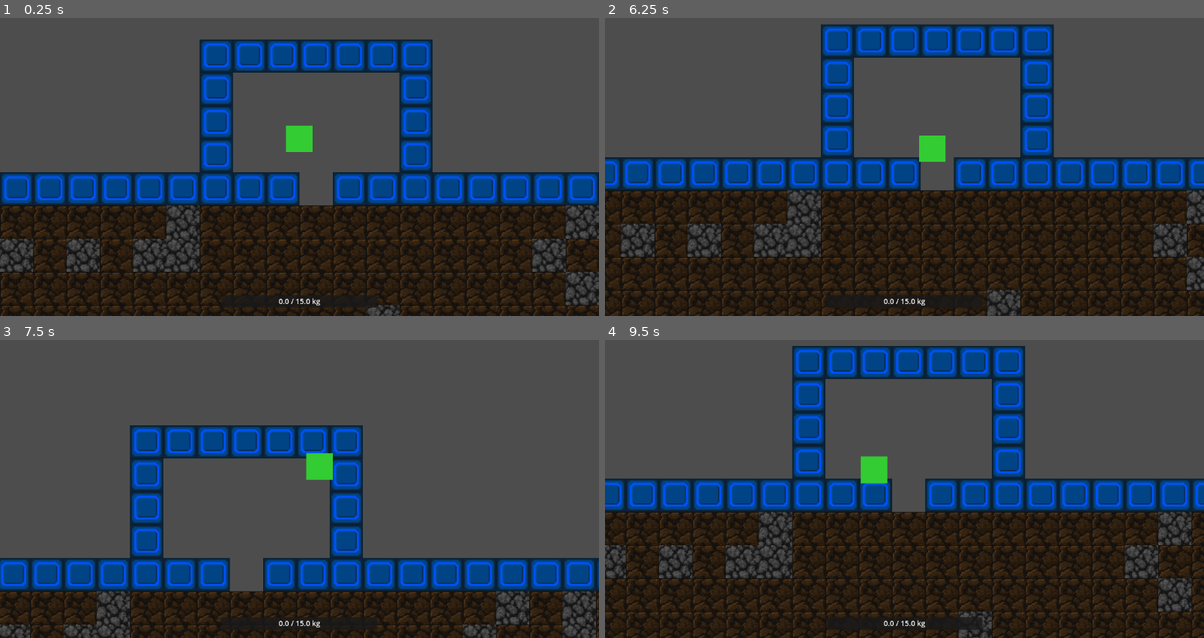
Above: before the commit, frames 1-4 (two rows, left to right).
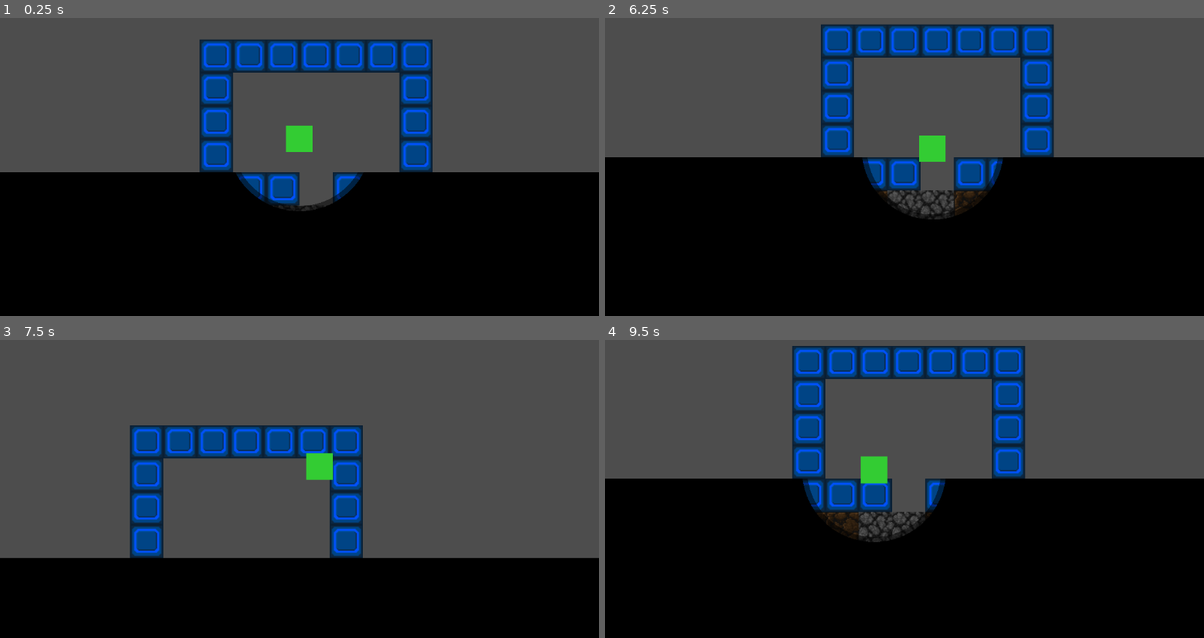
Above: after the commit, the same moments.

Repository: AndriiPets/Digger_game
Game: Godot game, scene res://Scenes/TestScenes/TestScene.tscn
The game is run twice, just before and just after one commit, with the same random seed, the same clock (stepped at 60 frames per second) and the same inputs. The project has no main scene, so this scene is started directly.
Inputs:
- Up to frame 1 (0.25 s): no input
- Up to frame 2 (6.25 s): tap Enter at 0.5 s; hold Right (ui_right) 0.53-1.28 s; hold Z 0.53-1.28 s; hold Down (ui_down) 1.28-2.03 s; tap Z every 1.5 s from 1.35 to 5.85 s; hold Right (ui_right) 2.03-2.78 s; hold Z 2.03-2.78 s; tap Space at 2.75 s; hold Up (ui_up) 2.78-3.53 s; hold Z 3.53-4.28 s; hold Left (ui_left) 3.53-5.03 s; hold Down (ui_down) 5.03-5.78 s; hold Z 5.03-5.78 s; hold Right (ui_right) from 5.78 s (still down)
- Up to frame 3 (7.5 s): release Right (ui_right) at 6.53 s; hold Up (ui_up) 6.53-7.28 s; hold Z 6.53-7.28 s; hold Right (ui_right) from 7.28 s (still down); tap Z at 7.35 s
- Up to frame 4 (9.5 s): release Right (ui_right) at 8.03 s; hold Down (ui_down) 8.03-8.78 s; hold Z 8.03-8.78 s; hold Left (ui_left) from 8.78 s (still down); tap Z at 8.85 s

The runs differ from the first frame. In frame 1, 40% of the frame differs, in the area x 0-100%, y 51-100%; in frame 2, 43%; in frame 3, 24%; in frame 4, 43%, in the area x 0-100%, y 46-100%.

Commit message:
darkness overaly

Diff:
--- /dev/null
+++ b/Objects/FX/DarknessOverlay/DarknessOverlay.tscn
@@ -0,0 +1,24 @@
+
+[gd_scene load_steps=4 format=3]
+
+[ext_resource type="Script" path="res://Objects/FX/DarknessOverlay/darkness_overlay.gd" id="1_script"]
+[ext_resource type="Shader" path="res://Shaders/darkness.gdshader" id="2_shader"]
+
+[sub_resource type="ShaderMaterial" id="ShaderMaterial_darkness"]
+shader = ExtResource("2_shader")
+shader_parameter/player_screen_pos = Vector2(0, 0)
+shader_parameter/radius = 64.0
+shader_parameter/surface_y_screen = 0.0
+
+[node name="DarknessOverlay" type="CanvasLayer"]
+layer = 10
+script = ExtResource("1_script")
+
+[node name="ColorRect" type="ColorRect" parent="."]
+material = SubResource("ShaderMaterial_darkness")
+anchors_preset = 15
+anchor_right = 1.0
+anchor_bottom = 1.0
+grow_horizontal = 2
+grow_vertical = 2
+color = Color(0, 0, 0, 1)
--- /dev/null
+++ b/Objects/FX/DarknessOverlay/darkness_overlay.gd
@@ -0,0 +1,43 @@
+class_name DarknessOverlay
+extends CanvasLayer
+
+@export var base_radius: float = 128.0
+@export var flicker_intensity: float = 2.0
+
+@onready var color_rect: ColorRect = $ColorRect
+
+var _player: Node2D
+var _upgrade_multiplier: float = 1.0
+
+func _ready() -> void:
+	# Find player automatically
+	var players = get_tree().get_nodes_in_group("player")
+	if not players.is_empty():
+		_player = players[0]
+
+func _process(_delta: float) -> void:
+	if not is_instance_valid(_player): return
+
+	var mat = color_rect.material as ShaderMaterial
+	if not mat: return
+
+	# 1. Calculate Player Screen Position
+	# We use the canvas transform to convert World Pos -> Screen Pos
+	var canvas_transform = _player.get_canvas_transform()
+	var player_screen = canvas_transform * _player.global_position
+
+	# 2. Calculate Surface Y Screen Position (World Y = 0)
+	var surface_screen_pos = canvas_transform * Vector2(0, 0)
+
+	# 3. Calculate Flicker
+	var jitter = randf_range(-flicker_intensity, flicker_intensity)
+	var final_radius = (base_radius * _upgrade_multiplier) + jitter
+
+	# 4. Update Shader
+	mat.set_shader_parameter("player_screen_pos", player_screen)
+	mat.set_shader_parameter("radius", final_radius)
+	mat.set_shader_parameter("surface_y_screen", surface_screen_pos.y)
+
+# API for Upgrades
+func increase_radius(multiplier: float) -> void:
+	_upgrade_multiplier += multiplier
--- a/Objects/Player/Player.tscn
+++ b/Objects/Player/Player.tscn
@@ -1,3 +1,4 @@
+
 [gd_scene load_steps=5 format=3 uid="uid://q3gkxaqb0g24"]
 
 [ext_resource type="Script" uid="uid://1teegydqhma8" path="res://Objects/Player/player.gd" id="1_script"]
--- a/Objects/Player/player.gd
+++ b/Objects/Player/player.gd
@@ -68,7 +68,6 @@
 		queue_redraw()
 
 	# Handle Recoil Recovery
-	# We smoothly interpolate the offset back to zero
 	if _recoil_offset.length_squared() > 0.1:
 		_recoil_offset = _recoil_offset.lerp(Vector2.ZERO, recoil_recovery_speed * delta)
 	else:
--- a/Scenes/TestScenes/TestScene.tscn
+++ b/Scenes/TestScenes/TestScene.tscn
@@ -8,7 +8,6 @@
 [ext_resource type="Script" uid="uid://dl2u22xdxd8yj" path="res://Resources/Terrain/System/terrain_layer.gd" id="4_66x0g"]
 [ext_resource type="Resource" uid="uid://chhdbv5j5q3a" path="res://Resources/Terrain/Layers/layer1_surface.tres" id="5_dk750"]
 [ext_resource type="Resource" uid="uid://d2pa0517bhe6o" path="res://Resources/Terrain/Bedrock.tres" id="6_bedrock"]
-[ext_resource type="Resource" uid="uid://d0o3ug2hlrf3h" path="res://Resources/Terrain/Layers/layer0_intro.tres" id="6_bs1rv"]
 [ext_resource type="Resource" uid="uid://dj1j6aoux5pna" path="res://Resources/Terrain/Layers/layer2_shelf.tres" id="6_y8ukn"]
 [ext_resource type="Resource" uid="uid://biumhcgtb2qsp" path="res://Resources/Terrain/Layers/layer3_depths.tres" id="7_72xxr"]
 [ext_resource type="PackedScene" uid="uid://dthmkjnj2uodq" path="res://Objects/Camera/GameCamera.tscn" id="7_camera"]
@@ -17,6 +16,7 @@
 [ext_resource type="PackedScene" uid="uid://cs0lsmn0n0hmv" path="res://Objects/Components/SafeZone/SafeZone.tscn" id="11_safezone"]
 [ext_resource type="Script" uid="uid://qfsa8oxar5a6" path="res://Objects/Components/Inventory/inventory_component.gd" id="14_j3c8t"]
 [ext_resource type="PackedScene" path="res://Objects/UI/Encumbrance/EncumbranceUI.tscn" id="16_nxyhc"]
+[ext_resource type="PackedScene" uid="uid://0wbaudgiw8we" path="res://Objects/FX/DarknessOverlay/DarknessOverlay.tscn" id="17_darkness"]
 
 [sub_resource type="TileSetAtlasSource" id="TileSetAtlasSource_manual"]
 texture = ExtResource("2_635xr")
@@ -41,7 +41,7 @@
 
 [node name="TerrainManager" parent="." instance=ExtResource("1_terrain")]
 tile_texture_atlas = ExtResource("2_635xr")
-terrain_layers = Array[ExtResource("4_66x0g")]([ExtResource("6_bs1rv"), ExtResource("5_dk750"), ExtResource("6_y8ukn"), ExtResource("7_72xxr")])
+terrain_layers = Array[ExtResource("4_66x0g")]([ExtResource("5_dk750"), ExtResource("6_y8ukn"), ExtResource("7_72xxr")])
 bedrock_definition = ExtResource("6_bedrock")
 default_drop_scene = ExtResource("9_72xxr")
 
@@ -65,3 +65,5 @@
 script = ExtResource("14_j3c8t")
 
 [node name="EncumbranceUI" parent="." instance=ExtResource("16_nxyhc")]
+
+[node name="DarknessOverlay" parent="." instance=ExtResource("17_darkness")]
--- /dev/null
+++ b/Shaders/darkness.gdshader
@@ -0,0 +1,35 @@
+
+shader_type canvas_item;
+
+// Uniforms updated by GDScript
+uniform vec2 player_screen_pos;
+uniform float radius;
+uniform float surface_y_screen;
+
+void fragment() {
+	// 1. Calculate distance from current pixel (screen space) to player (screen space)
+	float dist = distance(FRAGCOORD.xy, player_screen_pos);
+
+	// Default to Solid Black (Alpha 1.0)
+	float alpha = 1.0;
+
+	// 2. Surface Check:
+	// If the current pixel's Y is "higher" (numerically smaller) than the surface threshold,
+	// we are in the sky. Make it transparent.
+	if (FRAGCOORD.y < surface_y_screen) {
+		alpha = 0.0;
+	}
+	else {
+		// 3. Zone Checks (Hard Edges)
+		if (dist < radius) {
+			// Inner circle: Fully visible
+			alpha = 0.0;
+		} else if (dist < radius + 10.0) {
+			// Padding ring: 50% opacity
+			alpha = 0.5;
+		}
+		// Else remains 1.0 (Darkness)
+	}
+
+	COLOR = vec4(0.0, 0.0, 0.0, alpha);
+}
Not shown, added: Objects/FX/DarknessOverlay/darkness_overlay.gd.uid
Not shown, added: Shaders/darkness.gdshader.uid
